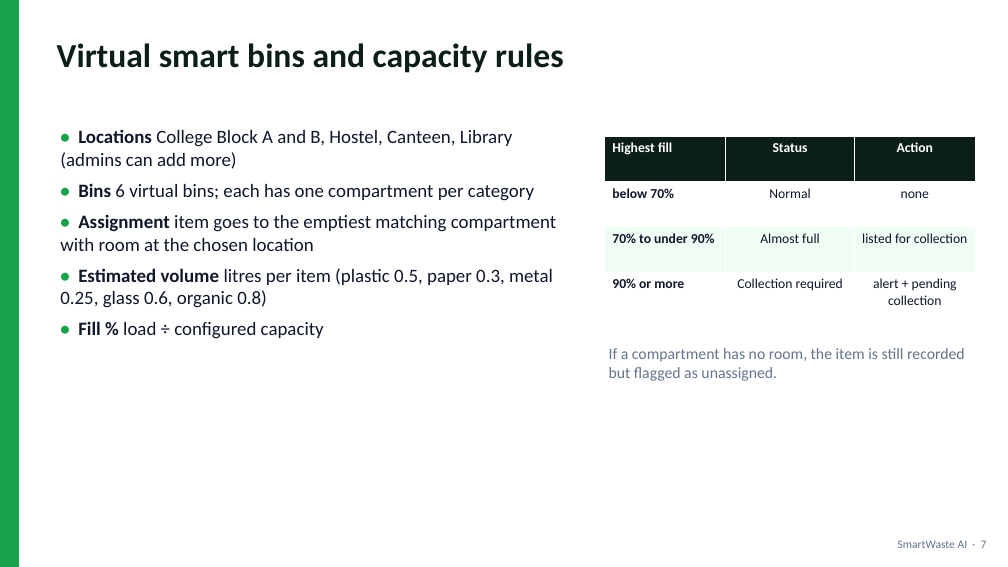
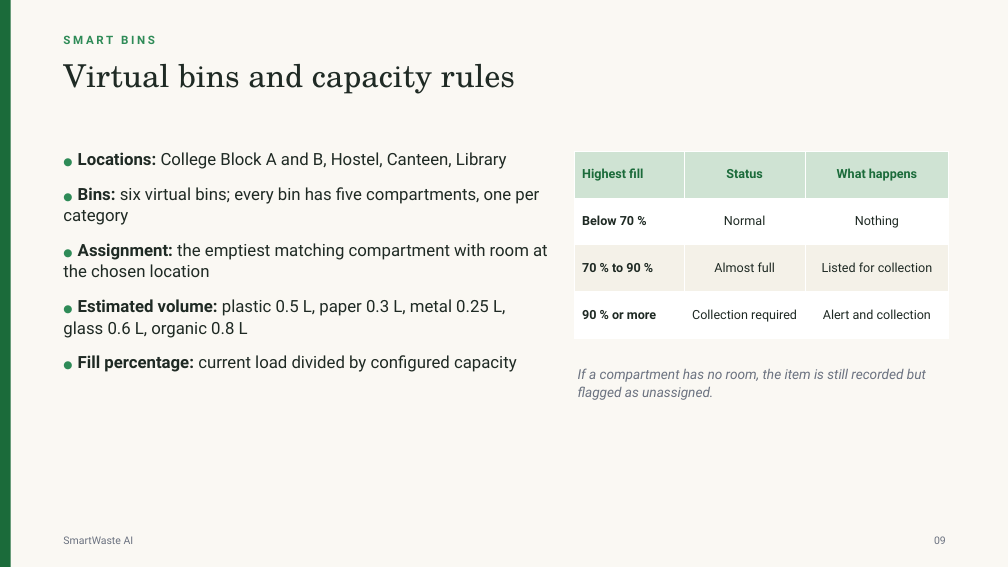
Before and after one commit to seshasaikrishnachanumolu/AI, a slide deck: slide 9 of docs/SmartWaste_AI_Presentation.pptx (slide 7 before the commit). Drawn at 1008x567 pixels with LibreOffice and Linux fonts; fonts in the diff are those of the drawing. Boxes give left, top, right and bottom in pixels: in the first picture for what was removed or moved away, otherwise in the second. Text is boxed around its words. In the diff, an @@ line names an element or a change of style, - is before the commit and + after.

```diff
--- a/docs/SmartWaste_AI_Presentation.pptx
+++ b/docs/SmartWaste_AI_Presentation.pptx
@@ rectangle resized from (x1=0, y1=0, x2=19, y2=567) to (x1=0, y1=0, x2=11, y2=567) @@
@@ rectangle at (x1=0, y1=0, x2=11, y2=567): fill #16A34A to #1B6B3A @@
@@ rectangle added at (x1=0, y1=0, x2=1008, y2=567), fill #FAF8F3 @@
@@ text added at (x1=63, y1=35, x2=155, y2=44), 11 pt, text #2E8B57, bold @@
+SMART BINS
@@ text at (x1=63, y1=64, x2=515, y2=94): text changed; size 32 to 30 pt; font Calibri to TeX Gyre Schola; text colour #0B1F17 to #1F2A24; bold off @@
-Virtual smart bins and capacity rules
+Virtual bins and capacity rules
@@ text at (x1=63, y1=152, x2=548, y2=372): text changed; size 18 to 16 pt; font Calibri to Roboto; text colour #0F172A to #1F2A24 @@
-• Locations College Block A and B, Hostel, Canteen, Library (admins can add more)
-• Bins 6 virtual bins; each has one compartment per category
-• Assignment item goes to the emptiest matching compartment with room at the chosen location
-• Estimated volume litres per item (plastic 0.5, paper 0.3, metal 0.25, glass 0.6, organic 0.8)
-• Fill % load ÷ configured capacity
+● Locations: College Block A and B, Hostel, Canteen, Library
+● Bins: six virtual bins; every bin has five compartments, one per category
+● Assignment: the emptiest matching compartment with room at the chosen location
+● Estimated volume: plastic 0.5 L, paper 0.3 L, metal 0.25 L, glass 0.6 L, organic 0.8 L
+● Fill percentage: current load divided by configured capacity
@@ table at (x1=575, y1=151, x2=949, y2=339) @@
-row 1, column 3: Action
+row 1, column 3: What happens
-row 2, column 1: below 70%
+row 2, column 1: Below 70 %
-row 2, column 3: none
+row 2, column 3: Nothing
-row 3, column 1: 70% to under 90%
+row 3, column 1: 70 % to 90 %
-row 3, column 3: listed for collection
+row 3, column 3: Listed for collection
-row 4, column 1: 90% or more
+row 4, column 1: 90 % or more
-row 4, column 3: alert + pending collection
+row 4, column 3: Alert and collection
@@ fill #0B1F17 to #CFE3D3 in row 1 @@
@@ fill #F0FDF4 to #F4F1E8 in row 3 @@
@@ size 13 to 12 pt, font Calibri to Roboto in "Highest fill", "Status", "Normal", "Almost full" and 1 more places @@
@@ text colour #FFFFFF to #1B6B3A in "Highest fill", "Status" @@
@@ text colour #0F172A to #1F2A24 in "Normal", "Almost full", "Collection required" @@
@@ table resized from (x1=605, y1=136, x2=975, y2=318) to (x1=575, y1=151, x2=949, y2=339) @@
@@ text "If a compartment has no ..." moved from (x1=609, y1=348, x2=965, y2=381) to (x1=578, y1=368, x2=926, y2=400) @@
@@ text "If a compartment has no ..." at (x1=578, y1=368, x2=926, y2=400): size 15 to 13 pt, font Calibri to Roboto, text colour #64748B to #6B7280, italic on; line spacing 1 to 1.1 @@
@@ text at (x1=63, y1=536, x2=134, y2=544): text changed; size 11 to 10 pt; font Calibri to Roboto; text colour #64748B to #6B7280 @@
-SmartWaste AI · 7
+SmartWaste AI
@@ text added at (x1=934, y1=536, x2=946, y2=544), 10 pt, text #6B7280 @@
+09
```
Also in this commit, not shown: 10 other slides changed, 7 slides added, 6 slides removed, 2 other files.
